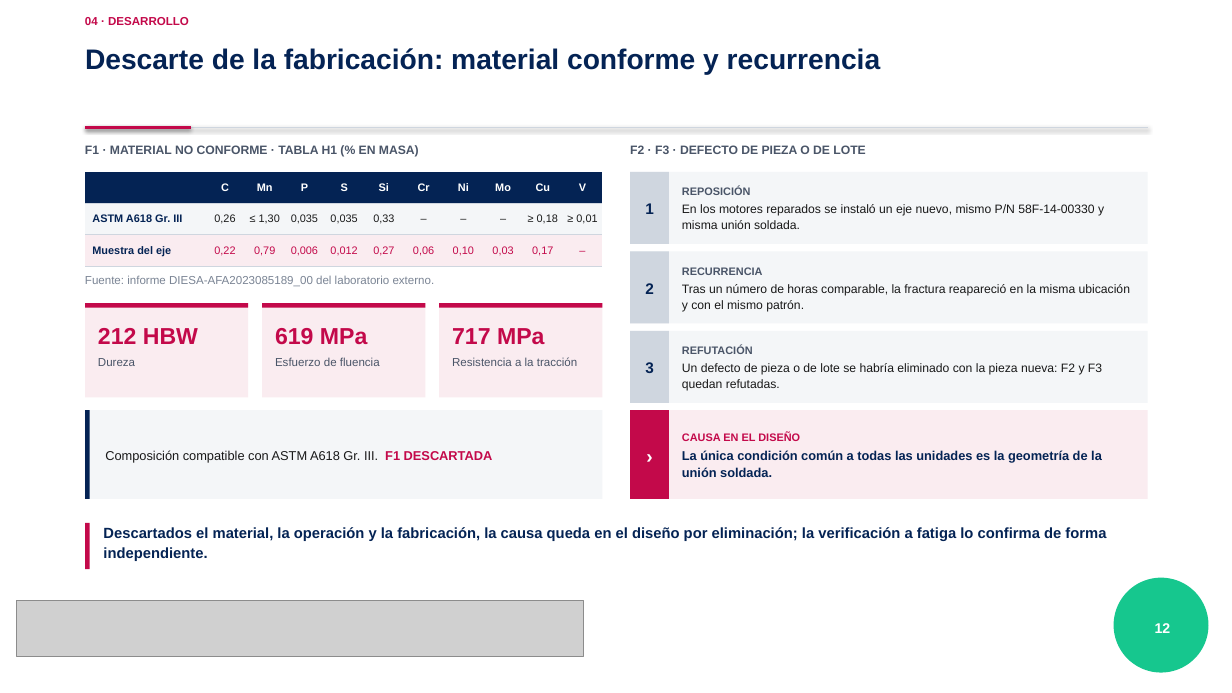
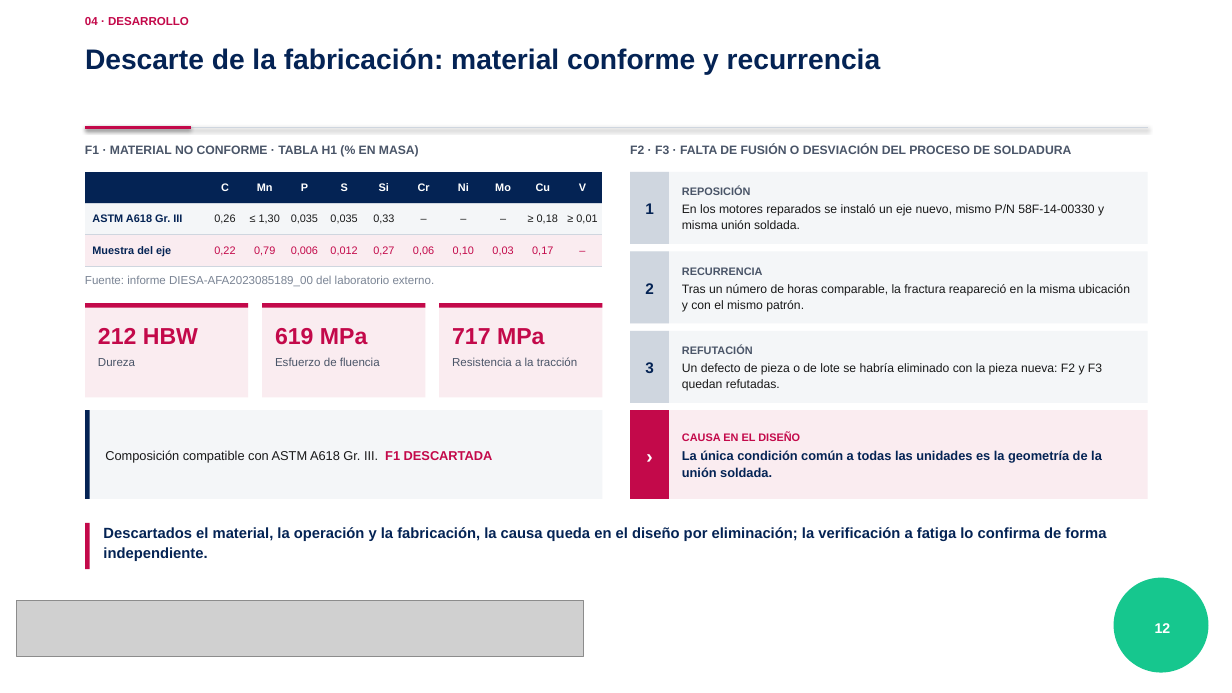
Before and after one commit to scedillo-wq/TSP, a slide deck: slide 12 of Sustentacion_TSP_Cedillo_PUCP.pptx. Drawn at 1232x693 pixels with LibreOffice and Linux fonts; fonts in the diff are those of the drawing; grey boxes stand for pictures; background and template pictures are left out. Boxes give left, top, right and bottom in pixels: in the first picture for what was removed or moved away, otherwise in the second. Text is boxed around its words. In the diff, an @@ line names an element or a change of style, - is before the commit and + after.

```diff
--- a/Sustentacion_TSP_Cedillo_PUCP.pptx
+++ b/Sustentacion_TSP_Cedillo_PUCP.pptx
@@ text at (630, 144, 1072, 154): text changed @@
-F2 · F3 · DEFECTO DE PIEZA O DE LOTE
+F2 · F3 · FALTA DE FUSIÓN O DESVIACIÓN DEL PROCESO DE SOLDADURA
```
Also in this commit, not shown: 1 other slide changed, 1 other file.
